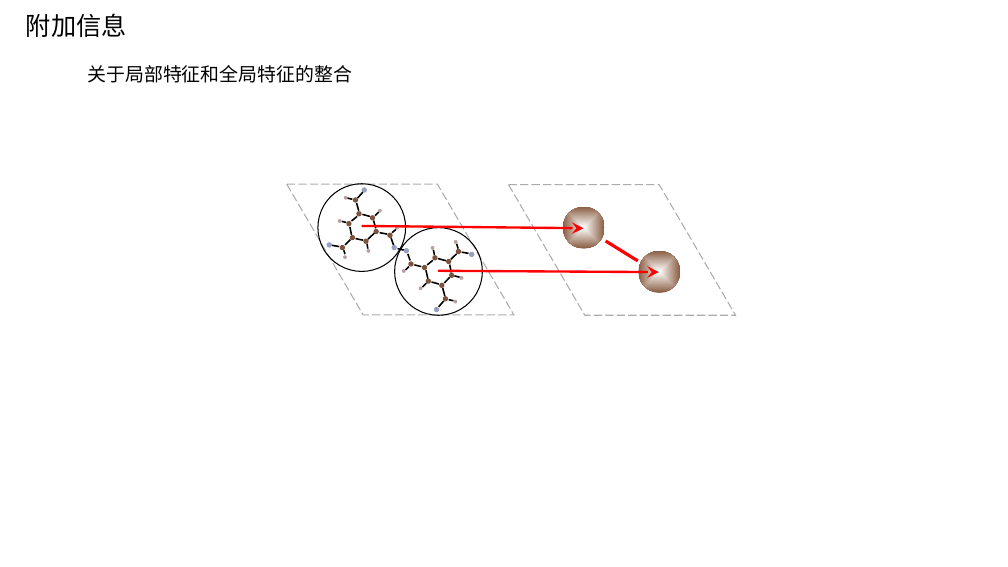
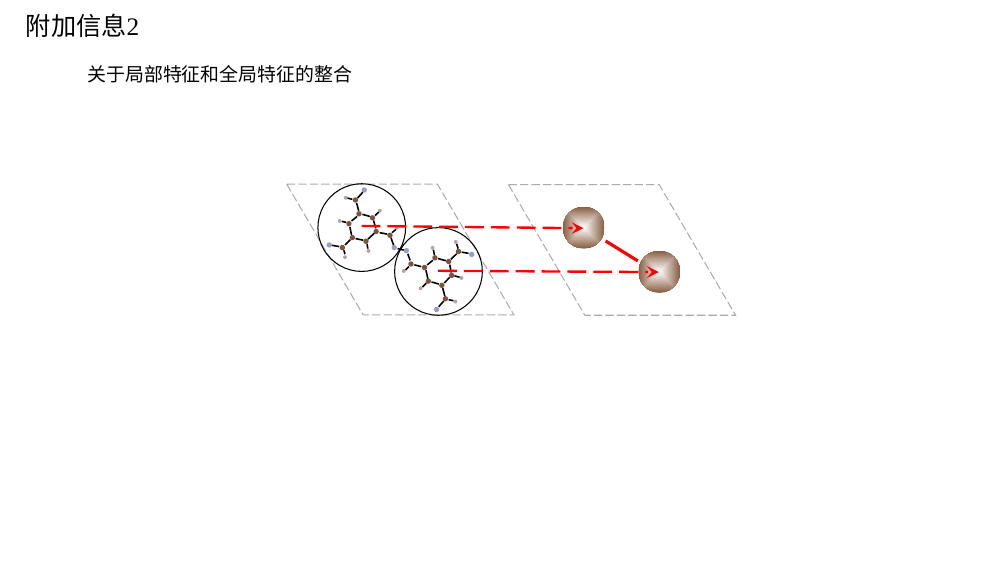
Before and after one commit to TheBestOrNothing-gwh/weekly, a slide deck: slide 22 of COFs属性预测.pptx. Drawn at 1008x567 pixels with LibreOffice and Linux fonts; fonts in the diff are those of the drawing. Boxes give left, top, right and bottom in pixels: in the first picture for what was removed or moved away, otherwise in the second. Text is boxed around its words. In the diff, an @@ line names an element or a change of style, - is before the commit and + after.

```diff
--- a/COFs属性预测.pptx
+++ b/COFs属性预测.pptx
@@ text at (x1=26, y1=13, x2=139, y2=37): text changed @@
-附加信息
+附加信息2
@@ arrow (361, 226) - (584, 228): stroke #FF0000 2.25 pt to #FF0000 2.25 pt dashed @@
@@ arrow (439, 271) - (659, 272): stroke #FF0000 2.25 pt to #FF0000 2.25 pt dashed @@
```
Also in this commit, not shown: 8 other slides changed, 3 slides added.
